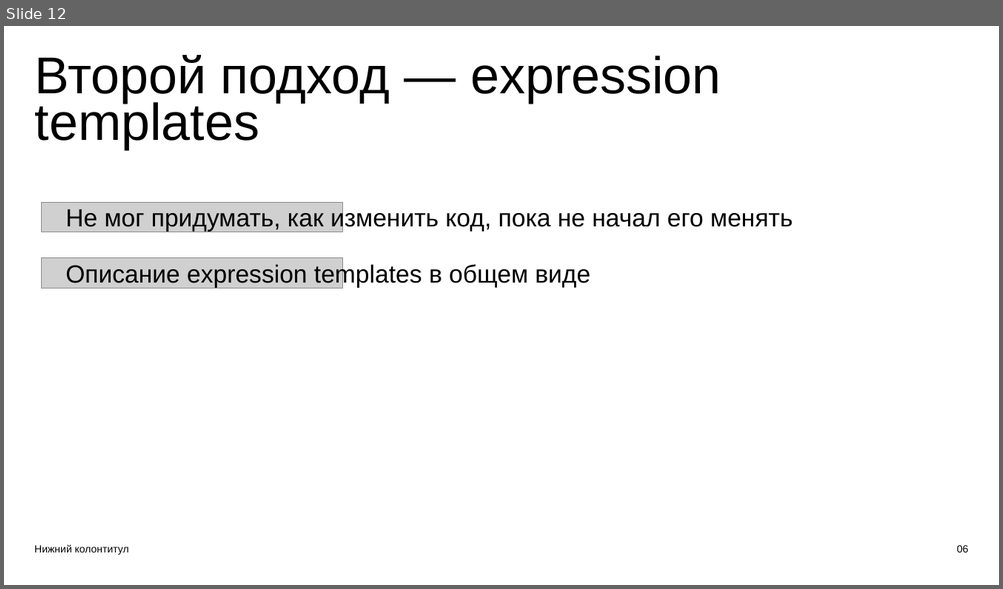
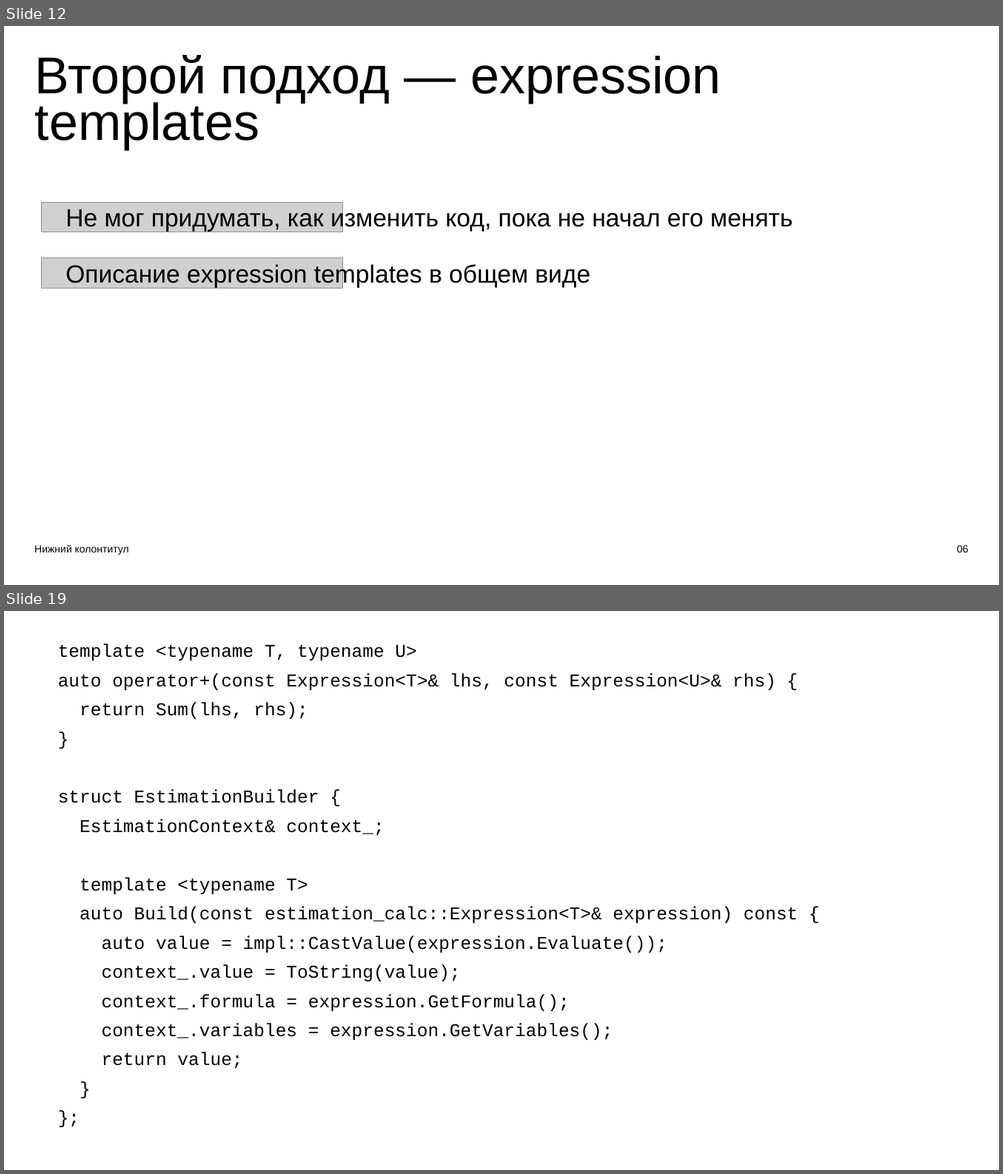
Before and after one commit to ishfb/zcc23, a slide deck: slides.pptx. Shown one above the other, each under a label of ours: slide 12 before the commit, slides 12 and 19 after it; the slides between them are not shown. The pictures are 1003x589 and 1003x1174 pixels, drawn with LibreOffice and Linux fonts; fonts in the diff are those of the drawing; grey boxes stand for pictures. Boxes give left, top, right and bottom in pixels: in the first picture for what was removed or moved away, otherwise in the second. Text is boxed around its words. In the diff, an @@ line names an element or a change of style, - is before the commit and + after.

```diff
--- a/slides.pptx
+++ b/slides.pptx
@@ slide 19 added at <box>4,611,999,1170</box>, background #FFFFFF @@
@@ text added at <box>58,644,797,1069</box>, 26.2 pt, text #000000 @@
+template <typename T, typename U>
+auto operator+(const Expression<T>& lhs, const Expression<U>& rhs) {
+return Sum(lhs, rhs);
+}
+struct EstimationBuilder {
+EstimationContext& context_;
+template <typename T>
+auto Build(const estimation_calc::Expression<T>& expression) const {
+auto value = impl::CastValue(expression.Evaluate());
+context_.value = ToString(value);
+context_.formula = expression.GetFormula();
+context_.variables = expression.GetVariables();
+return value;
+}
+};
```
Also in this commit, not shown: 1 slide changed, 6 other slides added.
